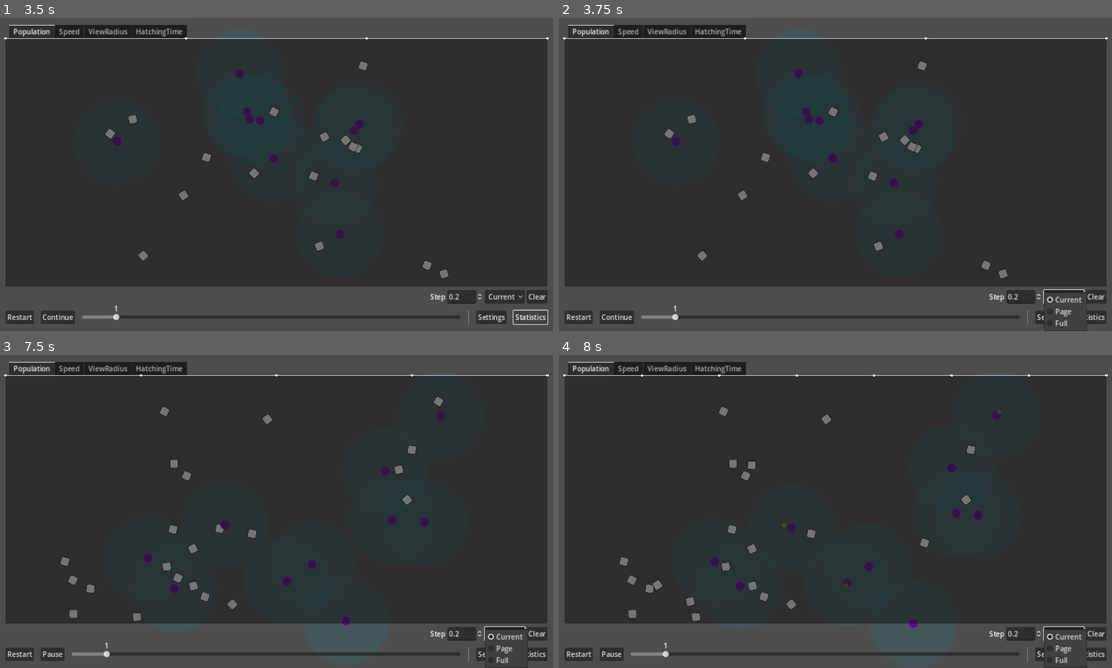
Above: before the commit, frames 1-4 (two rows, left to right).
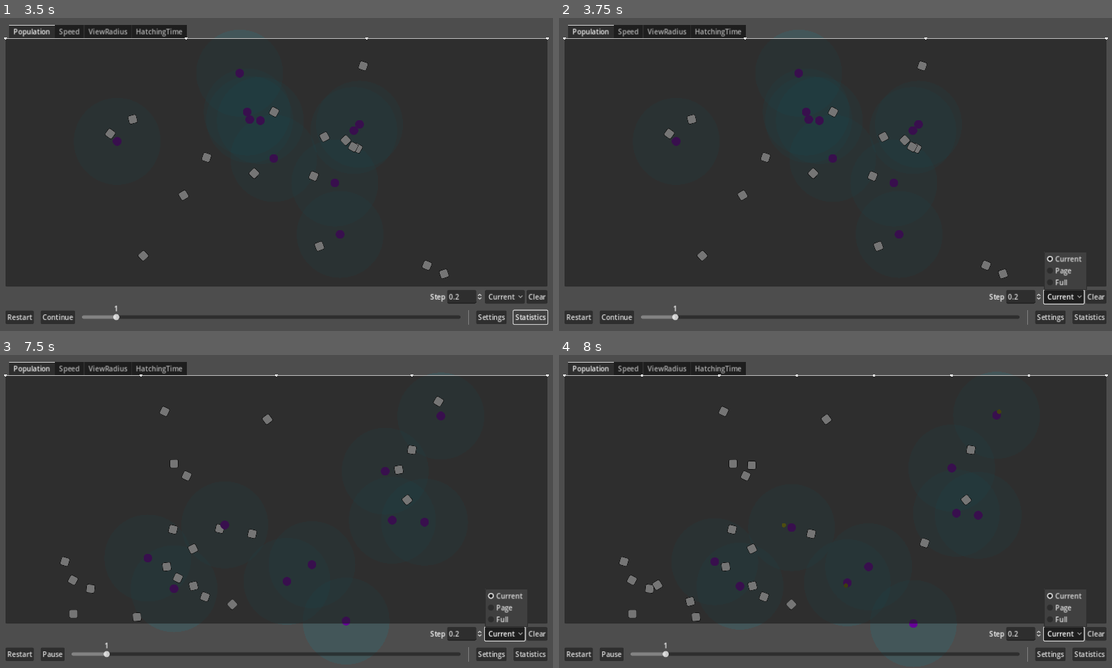
Above: after the commit, the same moments.

Repository: wivest/Natural-Selection
Game: Godot game, scene res://main.tscn
Same seed, same stepped clock (60 frames per second), same inputs: the game is played once before the commit and once after it.
Inputs:
- Up to frame 1 (3.5 s): click "Restart" at 0.5 s; click "Pause" at 1.25 s; click "Settings" at 2 s; click "Statistics" at 2.75 s
- Up to frame 2 (3.75 s): click "Current" at 3.5 s
- Up to frame 3 (7.5 s): click "Restart" at 4.25 s; click "Restart" at 5 s; click "Continue" at 5.75 s; click "Clear" at 6.5 s; click "Current" at 7.25 s
- Up to frame 4 (8 s): no input

Frame 1 is identical in both runs. In frame 2, 0.6% of the frame differs, in the area x 87-96%, y 76-100%; in frame 3, 0.6%; in frame 4, 0.6%.

Commit message:
fix: place PopupMenu above OptionButton

Diff:
--- a/ui/tabs/statistics/chart/parameters/parameters.tscn
+++ b/ui/tabs/statistics/chart/parameters/parameters.tscn
@@ -1,7 +1,8 @@
-[gd_scene load_steps=4 format=3 uid="uid://b5a6lo6rfxyt2"]
+[gd_scene load_steps=5 format=3 uid="uid://b5a6lo6rfxyt2"]
 
 [ext_resource type="Script" path="res://ui/tabs/statistics/chart/parameters/parameters.gd" id="1_fy8n0"]
 [ext_resource type="Script" path="res://ui/tabs/statistics/chart/counter.gd" id="2_xisl3"]
+[ext_resource type="Script" path="res://ui/tabs/statistics/chart/parameters/view_mode.gd" id="3_a86jv"]
 [ext_resource type="Script" path="res://addons/timer_low/timer_low.gd" id="3_yoo71"]
 
 [node name="Parameters" type="HBoxContainer" node_paths=PackedStringArray("step", "view_mode", "clear", "timer")]
@@ -41,6 +42,7 @@
 popup/item_1/id = 1
 popup/item_2/text = "Full"
 popup/item_2/id = 2
+script = ExtResource("3_a86jv")
 
 [node name="Clear" type="Button" parent="."]
 layout_mode = 2
@@ -50,3 +52,5 @@
 process_mode = 1
 script = ExtResource("3_yoo71")
 autostart = true
+
+[connection signal="pressed" from="ViewMode" to="ViewMode" method="_on_pressed"]
--- /dev/null
+++ b/ui/tabs/statistics/chart/parameters/view_mode.gd
@@ -0,0 +1,10 @@
+extends OptionButton
+
+func _ready():
+	var popup: PopupMenu = get_popup()
+	print(popup.position, popup.size)
+	popup.position = Vector2i(100, 100)
+
+func _on_pressed():
+	var popup: PopupMenu = get_popup()
+	popup.position.y = int(global_position.y) - popup.size.y
